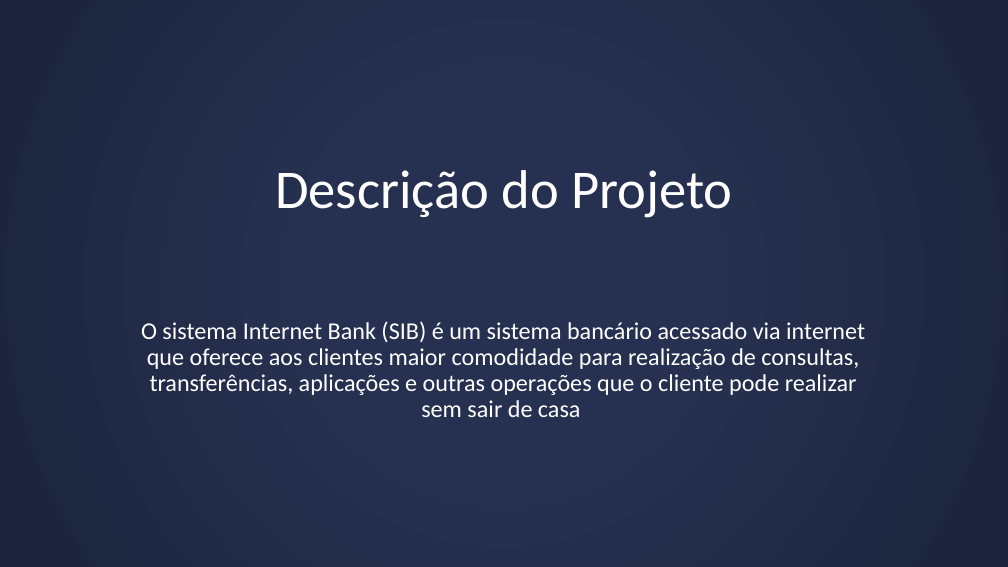
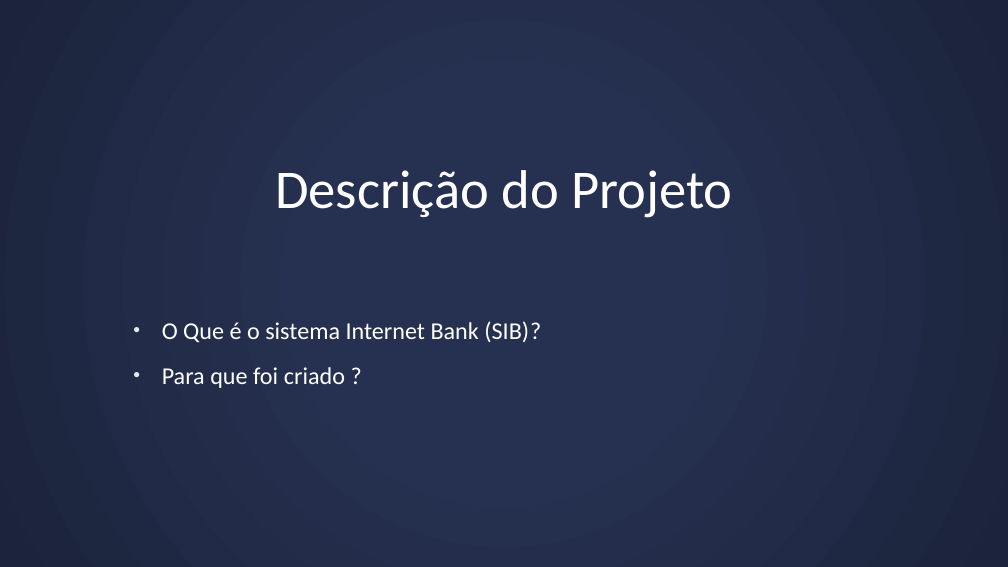
Before and after one commit to josimarpe/SIB, a slide deck: slide 3 of Requisitos/Plano de Projeto 1.pptx. Drawn at 1008x567 pixels with LibreOffice and Linux fonts; fonts in the diff are those of the drawing. Boxes give left, top, right and bottom in pixels: in the first picture for what was removed or moved away, otherwise in the second. Text is boxed around its words. In the diff, an @@ line names an element or a change of style, - is before the commit and + after.

```diff
--- a/Requisitos/Plano de Projeto 1.pptx
+++ b/Requisitos/Plano de Projeto 1.pptx
@@ text at bbox=[162, 321, 541, 388]: text changed @@
-O sistema Internet Bank (SIB) é um sistema bancário acessado via internet que oferece aos clientes maior comodidade para realização de consultas, transferências, aplicações e outras operações que o cliente pode realizar sem sair de casa
+• O Que é o sistema Internet Bank (SIB)?
+• Para que foi criado ?
```
Also in this commit, not shown: 1 other slide changed, 1 slide added, 1 slide removed.
